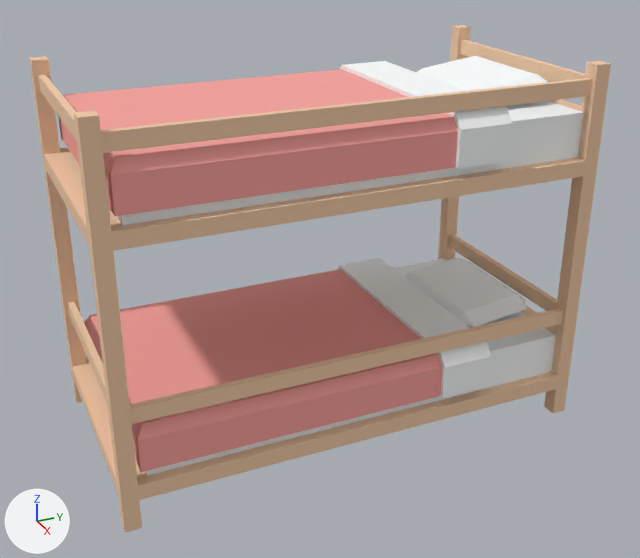
A saved change to the glTF model assets/props/furniture/bedBunk.glb.
Camera for both pictures: a camera (50 mm lens) standing at (2.024, -0.224, 1.21) and looking at (0.318, 0.544, 0.357). The axes (+X, +Y, +Z) are drawn at lower left. The lights are the same throughout. The first picture is the older version. Vertices at exactly the same position are counted once.

Names of what the first picture shows: 'bedBunk(Clone)', 'coverBottom', 'coverTop', 'pillowBottom', 'pillowTop'.
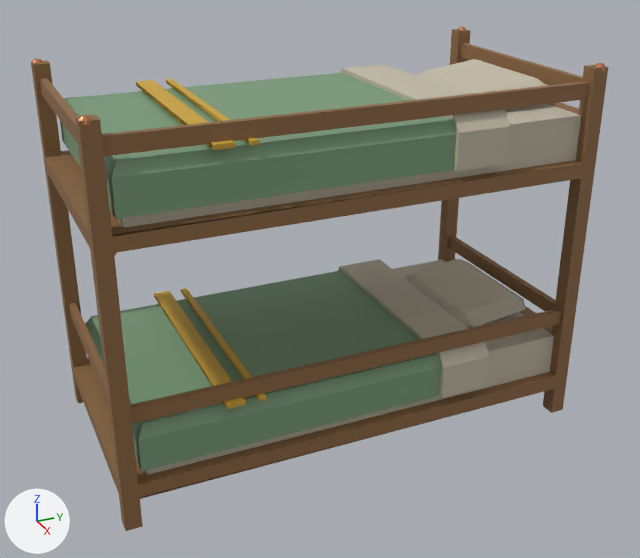
Where the change shows, as pixel boxes (x1, y1, x2, y2) in the pictures (640 x 558 px):
'bedBunk(Clone)', reshaped, moved, rescaled: before (29, 25, 611, 533); after (31, 27, 608, 531)
'coverBottom', reshaped, moved, rescaled: before (84, 258, 491, 472); after (85, 259, 489, 471)
'coverTop', reshaped, moved, rescaled: before (58, 61, 512, 216); after (60, 64, 510, 219)
'pillowBottom', recoloured, moved, rescaled (darker): before (405, 258, 527, 327); after (405, 259, 525, 327)
'pillowTop', recoloured, moved, rescaled: before (416, 56, 548, 91); after (415, 59, 547, 94)
part 1 of me_mesh_bedbunk, added: after (31, 59, 43, 67)
part 2 of me_mesh_bedbunk, added: after (77, 115, 92, 128)
part 3 of me_mesh_bedbunk, added: after (594, 63, 606, 74)
part 4 of me_mesh_bedbunk, added: after (100, 67, 608, 531)
part 5 of me_mesh_bedbunk, recoloured: (32, 29, 597, 528) in both
part 6 of me_mesh_bedbunk, recoloured: (118, 104, 581, 475) in both
part 7 of me_mesh_cover, added: after (136, 85, 246, 409)
part 8 of me_mesh_cover, added: after (166, 82, 266, 402)
part 9 of me_mesh_cover, added: after (136, 80, 246, 408)
part 10 of me_mesh_cover, added: after (166, 79, 267, 401)
part 11 of me_mesh_cover, recoloured: (60, 72, 456, 471) in both
part 12 of me_mesh_cover, recoloured: (339, 64, 510, 398) in both

Diff of the bpy script that builds the scene:
```diff
--- a/assets/props/furniture/bedBunk.glb.py
+++ b/assets/props/furniture/bedBunk.glb.py
@@ mat_sage_005 @@
+mat_sage_005 = principled_material('sage.005')
+mat_sage_005.base_color = (0.2, 0.34, 0.2)  # greyish green #7c9e7c
+mat_sage_005.roughness = 0.6
@@ mat_oakdark_005 @@
+mat_oakdark_005 = principled_material('oakDark.005')
+mat_oakdark_005.base_color = (0.27, 0.14, 0.055)  # brown #8e6942
+mat_oakdark_005.roughness = 0.6
@@ me_mesh_bedbunk @@
-me_mesh_bedbunk.from_pydata(...)  # 160 vertices, 352 faces; spans x 0.003..0.568, y 0.0..1.095, z 0.0..0.85
+me_mesh_bedbunk.from_pydata(...)  # 492 vertices, 931 faces; spans x 0.001..0.57, y -0.002..1.097, z 0.0..0.858
+# me_mesh_bedbunk part 1: a new loose piece, a UV sphere (12 segments, 6 rings, poles along z) spanning x 0.001..0.029, y -0.002..0.026, z 0.83..0.858, in mat_copper_005 (orange #c48159)
+# me_mesh_bedbunk part 2: a new loose piece, a UV sphere (12 segments, 6 rings, poles along z) spanning x 0.542..0.57, y -0.002..0.026, z 0.83..0.858, in mat_copper_005 (orange #c48159)
+# me_mesh_bedbunk part 3: a new loose piece, a UV sphere (12 segments, 6 rings, poles along z) spanning x 0.542..0.57, y 1.069..1.097, z 0.83..0.858, in mat_copper_005 (orange #c48159)
+# me_mesh_bedbunk part 4: 84 vertices added at x 0.003..0.568, y 0.0..1.095, z 0.0..0.85
+# me_mesh_bedbunk part 5: 251 faces spanning x 0.003..0.568, y 0.0..1.095, z 0.0..0.85 switch from mat_wood (beige #f3cca8) to mat_oakdark_005 (brown #8e6942)
+# me_mesh_bedbunk part 6: 52 faces spanning x 0.028..0.543, y 0.06..1.06, z 0.105..0.745 switch from mat_carpetwhite (white #fcffff) to mat_linen_005 (light grey #c4bcaa)
+# other edits to the shape of me_mesh_bedbunk do not show in these pictures
+me_mesh_bedbunk.materials.append(mat_copper_005)  # orange #c48159
@@ me_mesh_cover @@
 # used by ob_coverbottom; parent = ob_bedbunk_clone; location = (-0.375, 0.827, 0.195); rotation_euler = (0.0, 0.0, -1.571), in degrees (0, 0, -90); scale = (0.5, 0.5, 0.5)
-me_mesh_cover.from_pydata(...)  # 34 vertices, 64 faces; spans x -0.06..1.56, y 0.75..1.89, z -0.13..0.09
+me_mesh_cover.from_pydata(...)  # 66 vertices, 112 faces; spans x -0.06..1.56, y 0.74..1.9, z -0.13..0.1
+# me_mesh_cover part 7: a new loose piece, a box spanning x 1.125..1.205, y 0.746..1.896, z 0.082..0.096, in mat_mustard_005 (yellow #cea638)
+# me_mesh_cover part 8: a new loose piece, a box spanning x 1.035..1.065, y 0.746..1.896, z 0.082..0.094, in mat_mustard_005 (yellow #cea638)
+# me_mesh_cover part 9: a new loose piece, a box spanning x 1.125..1.205, y 0.742..1.9, z 0.088..0.102, in mat_mustard_005 (yellow #cea638)
+# me_mesh_cover part 10: a new loose piece, a box spanning x 1.035..1.065, y 0.742..1.9, z 0.088..0.1, in mat_mustard_005 (yellow #cea638)
+# me_mesh_cover part 11: 30 faces spanning x -0.06..1.56, y 0.77..1.87, z -0.13..0.07 switch from mat_carpet (pink #f9a39e) to mat_sage_005 (greyish green #7c9e7c)
+# me_mesh_cover part 12: 34 faces spanning x -0.06..0.19, y 0.75..1.89, z -0.13..0.09 switch from mat_carpetwhite (white #fcffff) to mat_linen_005 (light grey #c4bcaa)
+me_mesh_cover.materials.append(mat_mustard_005)  # yellow #cea638
@@ me_mesh_pillowleft @@
 me_mesh_pillowleft.from_pydata(...)  # 16 vertices, 50 faces; spans x 0.0..0.4, y 0.0..0.4, z 0.06..0.14
-me_mesh_pillowleft.materials.append(mat_carpetwhite)  # white #fcffff
+me_mesh_pillowleft.materials.append(mat_linen_005)  # light grey #c4bcaa
@@ ob_bedbunk_clone @@
 ob_bedbunk_clone = bpy.data.objects.new('bedBunk(Clone)', me_mesh_bedbunk)
-ob_bedbunk_clone.location = (0.0, 0.0, 0.0)
+ob_bedbunk_clone.location = (0.004, 0.002, 0.0)
+ob_bedbunk_clone.scale = (0.986, 0.996, 0.991)
```
